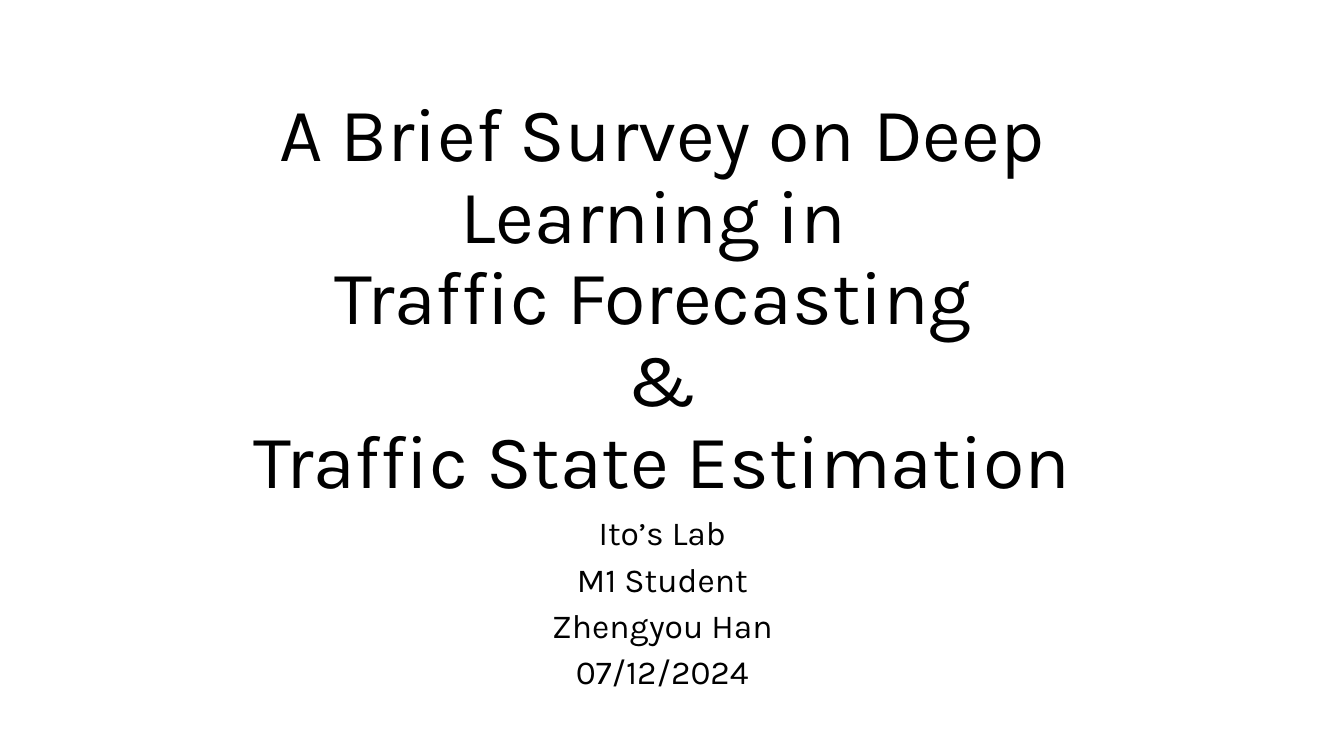
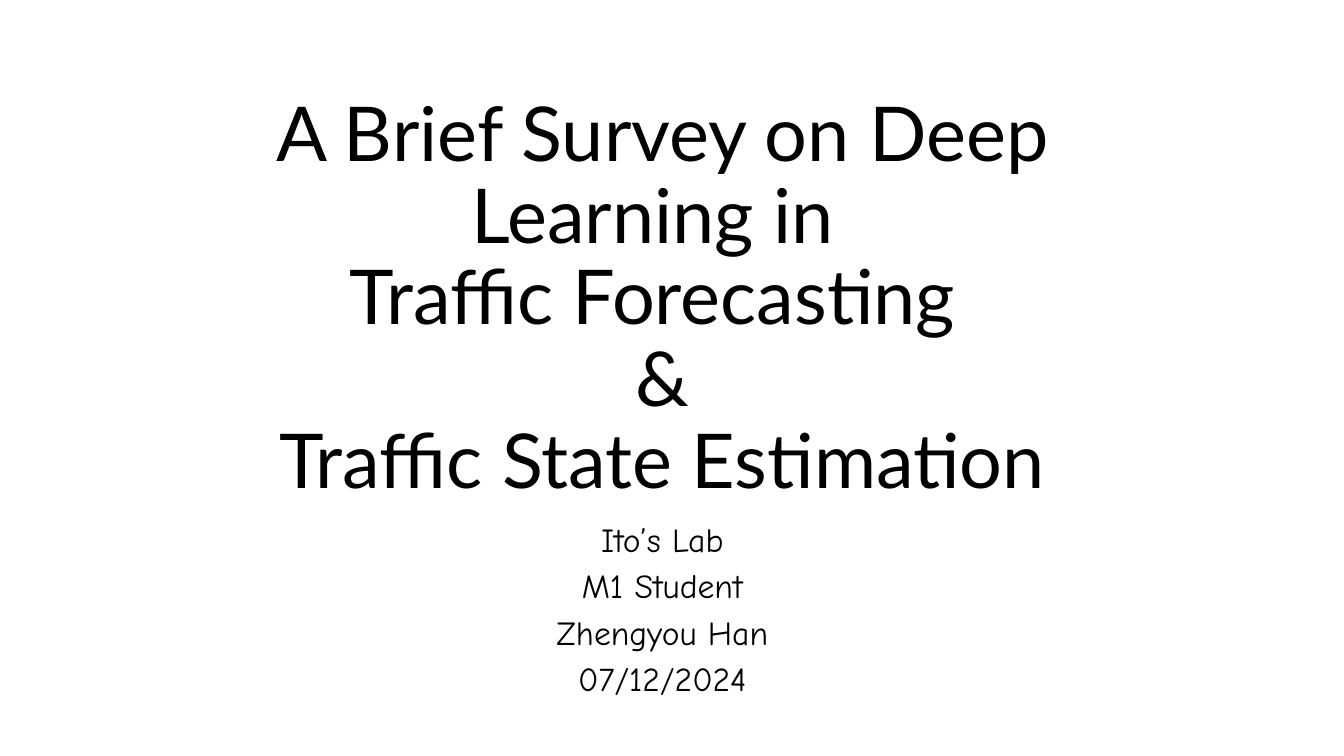
Before and after one commit to zhengyouhan/TransInfos24, a slide deck: slide 1 of Rinko_Drafts/A Brief Survey on Deep Learning in.pptx. Drawn at 1344x756 pixels with LibreOffice and Linux fonts; fonts in the diff are those of the drawing. Boxes give left, top, right and bottom in pixels: in the first picture for what was removed or moved away, otherwise in the second. Text is boxed around its words. In the diff, an @@ line names an element or a change of style, - is before the commit and + after.

```diff
--- a/Rinko_Drafts/A Brief Survey on Deep Learning in.pptx
+++ b/Rinko_Drafts/A Brief Survey on Deep Learning in.pptx
@@ title "A Brief Survey on Deep ..." at bbox=[276, 106, 1048, 489]: font Karla to Lato @@
@@ subtitle "Ito’s Lab" at bbox=[556, 528, 768, 695]: font Karla to Comic Neue @@
```
Also in this commit, not shown: 2 other slides changed, 3 slides added, 1 slide removed.
